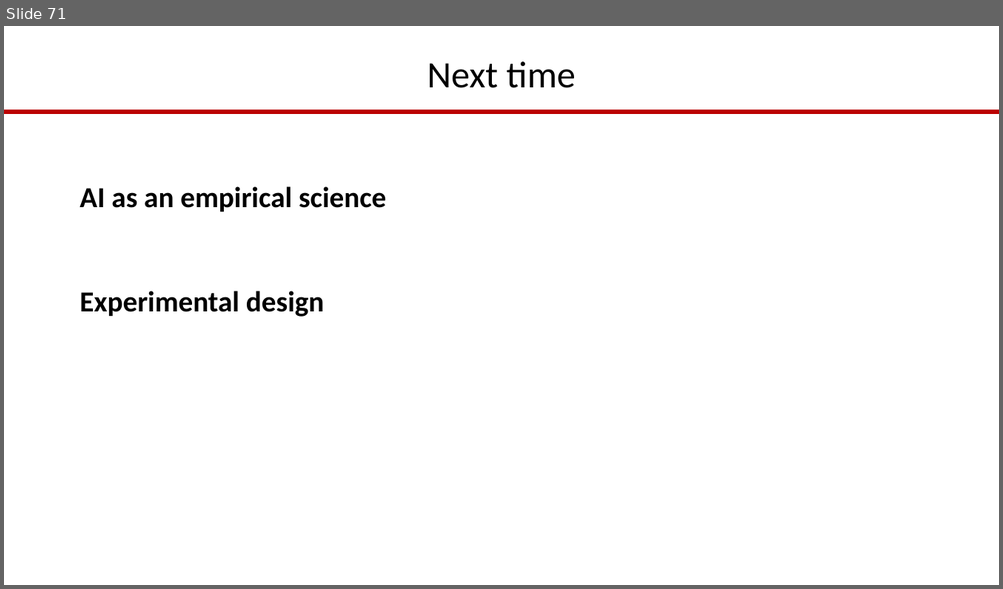
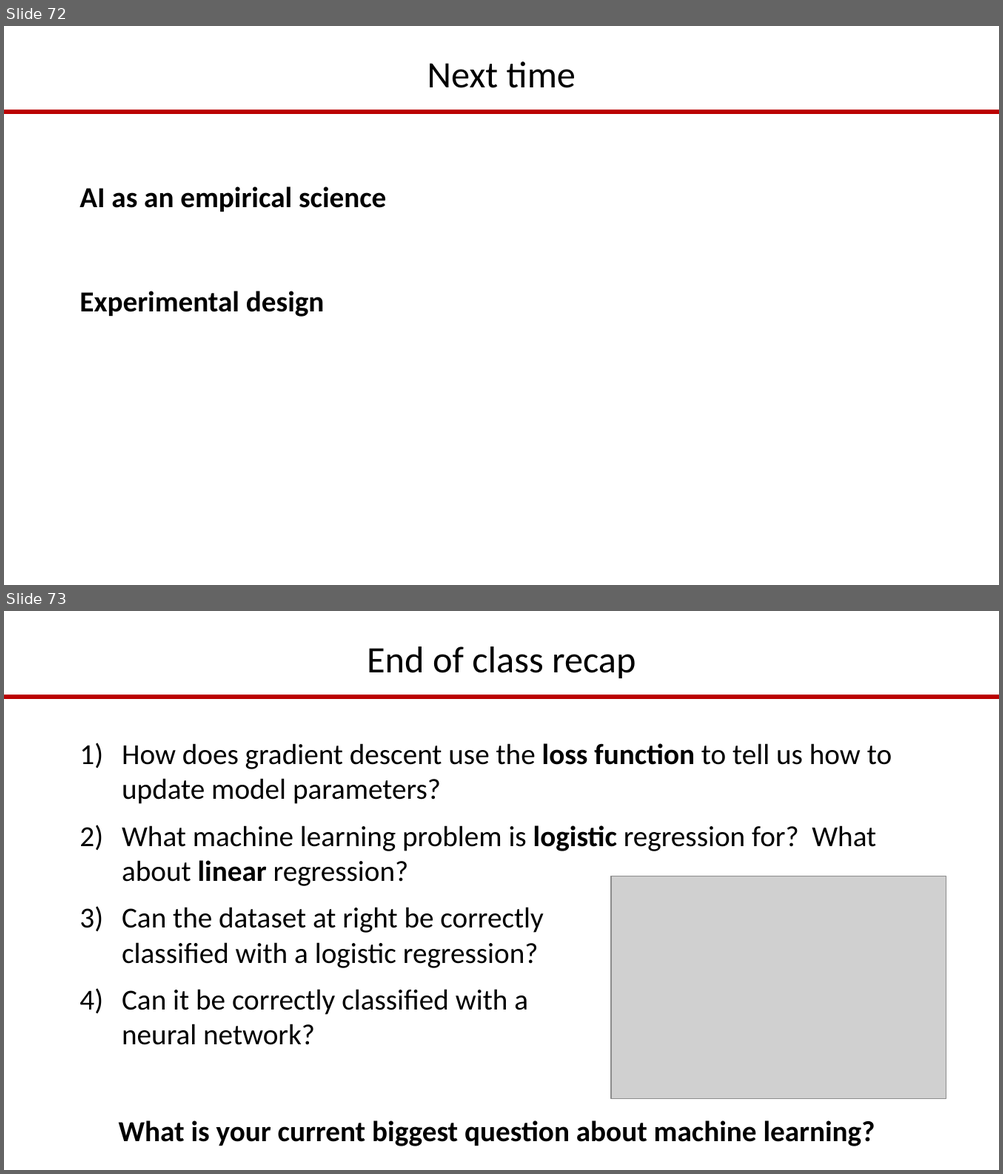
Before and after one commit to drgriffis/cse3521au17, a slide deck: resources/19-Neural-Networks.pptx. Shown one above the other, each under a label of ours: slide 71 before the commit, slides 72 and 73 after it. The pictures are 1003x589 and 1003x1174 pixels, drawn with LibreOffice and Linux fonts; fonts in the diff are those of the drawing; grey boxes stand for pictures. Boxes give left, top, right and bottom in pixels: in the first picture for what was removed or moved away, otherwise in the second. Text is boxed around its words. In the diff, an @@ line names an element or a change of style, - is before the commit and + after.

Commit message:
Updated L19 slides

```diff
--- a/resources/19-Neural-Networks.pptx
+++ b/resources/19-Neural-Networks.pptx
@@ slide 73 added at (4, 611, 999, 1170), background #FFFFFF; not listed: 1 template element that a slide beside it also shows @@
@@ title added at (367, 647, 635, 678), 36 pt, text #000000 @@
+End of class recap
@@ text added at (122, 743, 891, 1045), 28 pt, text #000000 @@
+1) How does gradient descent use the loss function to tell us how to update model parameters?
+2) What machine learning problem is logistic regression for? What about linear regression?
+3) Can the dataset at right be correctly
+   classified with a logistic regression?
+4) Can it be correctly classified with a
+   neural network?
@@ picture added at (611, 877, 945, 1099) @@
@@ text added at (119, 1121, 875, 1147), 28 pt, text #000000, bold @@
+What is your current biggest question about machine learning?
@@ what was slide 71 is now slide 72 @@
```
Also in this commit, not shown: 2 slides changed, 2 other slides added, 1 slide removed.
